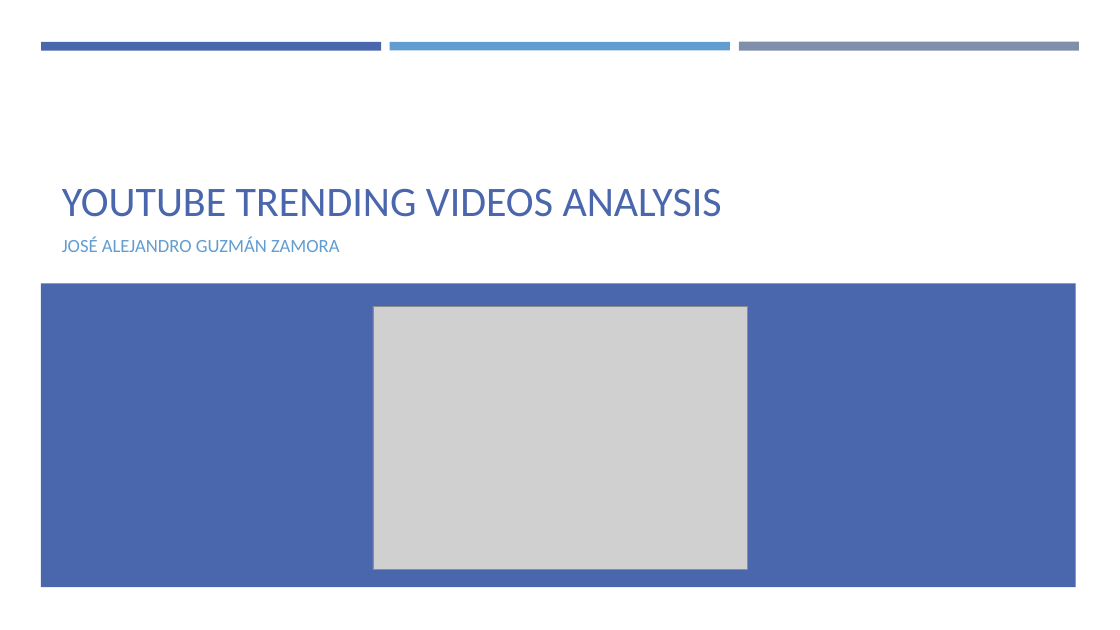
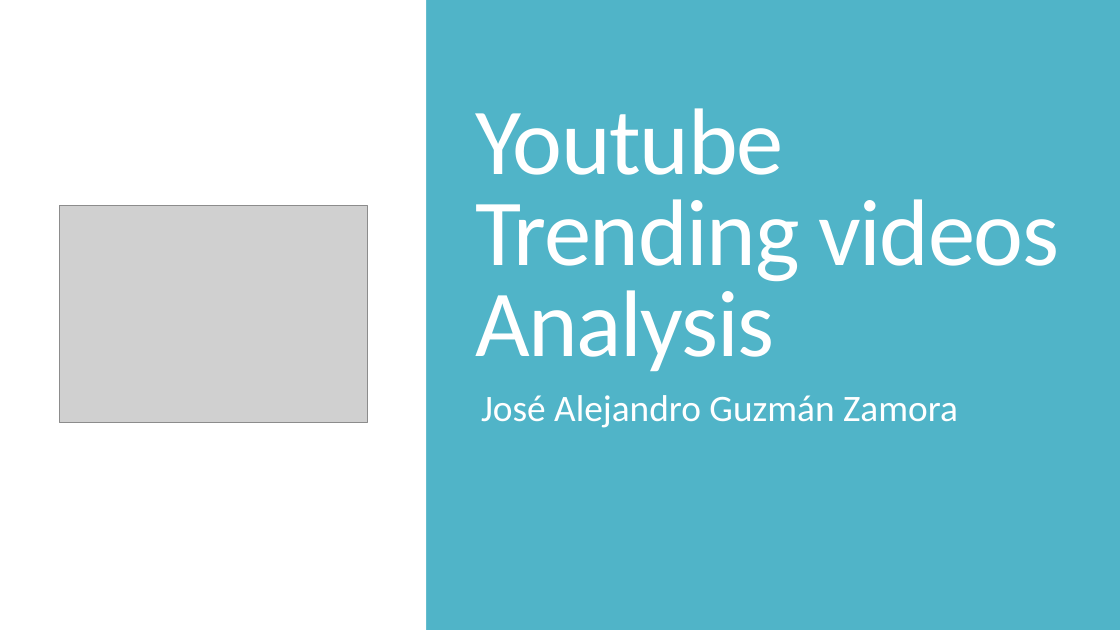
Before and after one commit to JoseGuzmanZamora/mlmodels, a slide deck: slide 1 of youtubetrending/Youtube Trending videos Analysis.pptx. Drawn at 1120x630 pixels with LibreOffice and Linux fonts; fonts in the diff are those of the drawing; grey boxes stand for pictures. Boxes give left, top, right and bottom in pixels: in the first picture for what was removed or moved away, otherwise in the second. Text is boxed around its words. In the diff, an @@ line names an element or a change of style, - is before the commit and + after.

Commit message:
presentacion

```diff
--- a/youtubetrending/Youtube Trending videos Analysis.pptx
+++ b/youtubetrending/Youtube Trending videos Analysis.pptx
@@ background #FFFFFF to #50B4C8 @@
@@ rectangle added at box(0, 0, 1120, 630), fill #50B4C8 @@
@@ rectangle added at box(0, 0, 426, 630), fill #FFFFFF @@
@@ rectangle removed at box(41, 42, 381, 50) @@
@@ rectangle removed at box(390, 42, 730, 50) @@
@@ rectangle removed at box(739, 42, 1079, 51) @@
@@ title at box(475, 108, 1059, 372): text changed; size 36 to 81 pt; text colour #4A66AC to #FFFFFF @@
-YOUTUBE TRENDING VIDEOS ANALYSIS
+Youtube Trending videos Analysis
@@ picture: place and size @@
-picture at box(373, 307, 747, 571)
+picture at box(59, 206, 367, 423)
@@ rectangle removed at box(41, 283, 1076, 586) @@
@@ subtitle at box(481, 395, 958, 428): text changed; size 16 to 32 pt; text colour #629DD1 to #FFFFFF @@
-JOSÉ ALEJANDRO GUZMÁN ZAMORA
+José Alejandro Guzmán Zamora
```
Also in this commit, not shown: 12 slides added, 1 slide removed, 1 other file.
